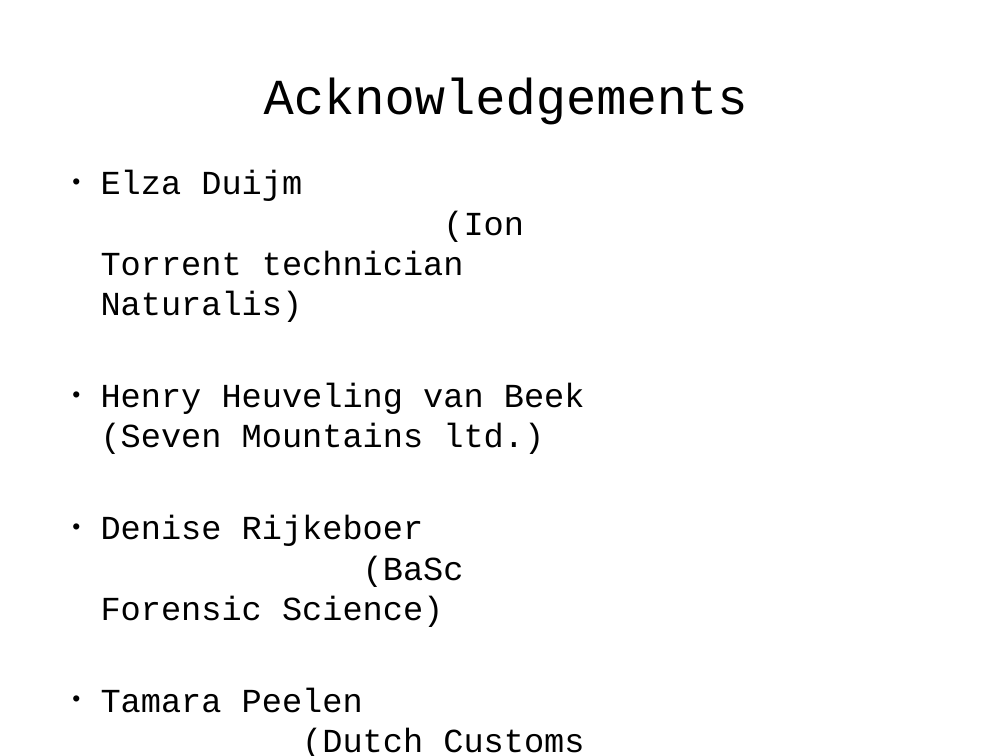
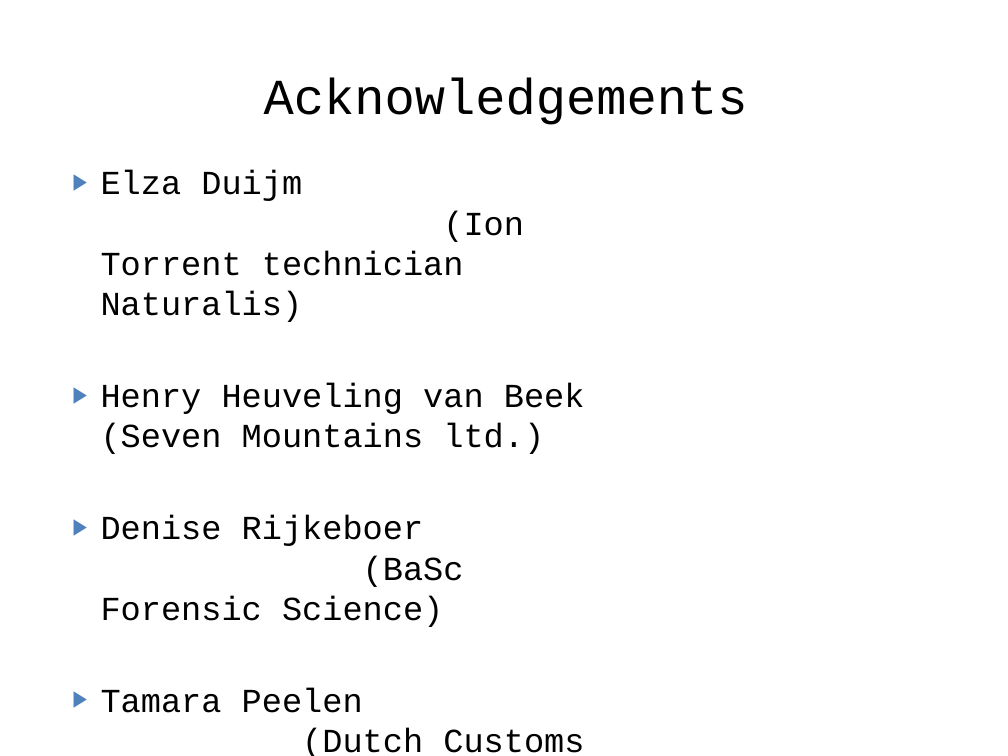
Before and after one commit to naturalis/HTS-barcode-checker, a slide deck: slide 19 of doc/Presentation.pptx (slide 20 before the commit). Drawn at 1008x756 pixels with LibreOffice and Linux fonts; fonts in the diff are those of the drawing. Boxes give left, top, right and bottom in pixels: in the first picture for what was removed or moved away, otherwise in the second. Text is boxed around its words. In the diff, an @@ line names an element or a change of style, - is before the commit and + after.

```diff
--- a/doc/Presentation.pptx
+++ b/doc/Presentation.pptx
@@ text "Elza Duijm (Ion Torrent technician ..." at (x1=101, y1=170, x2=585, y2=756): bullet • to ▶ @@
```
Also in this commit, not shown: 5 other slides changed, 1 slide added, 2 slides removed, 6 other files.
